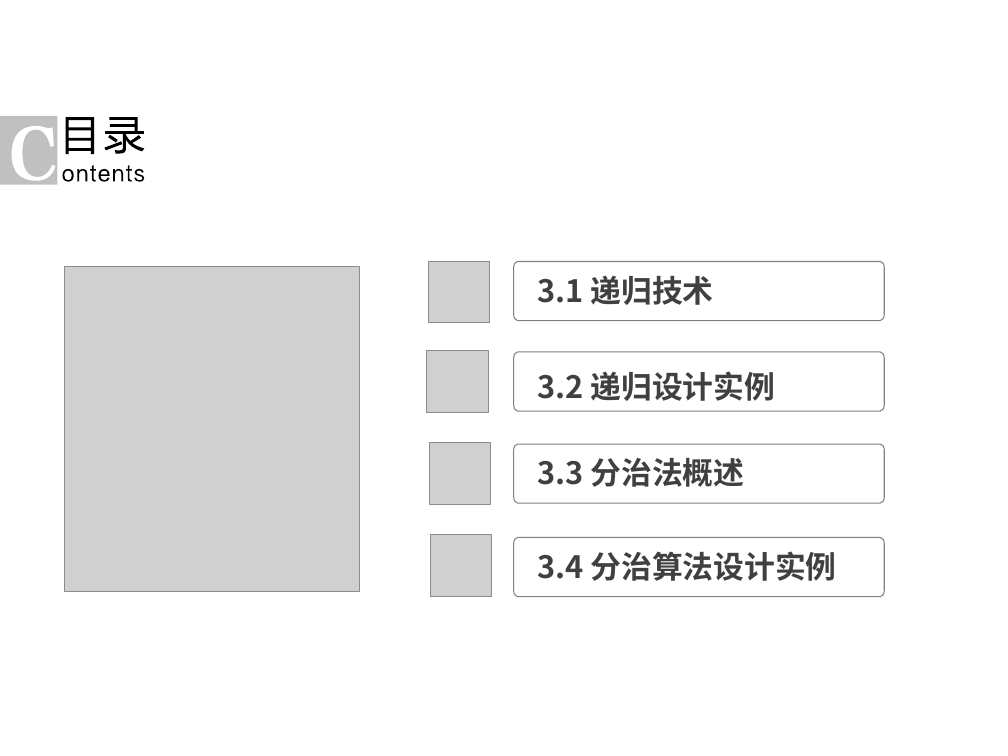
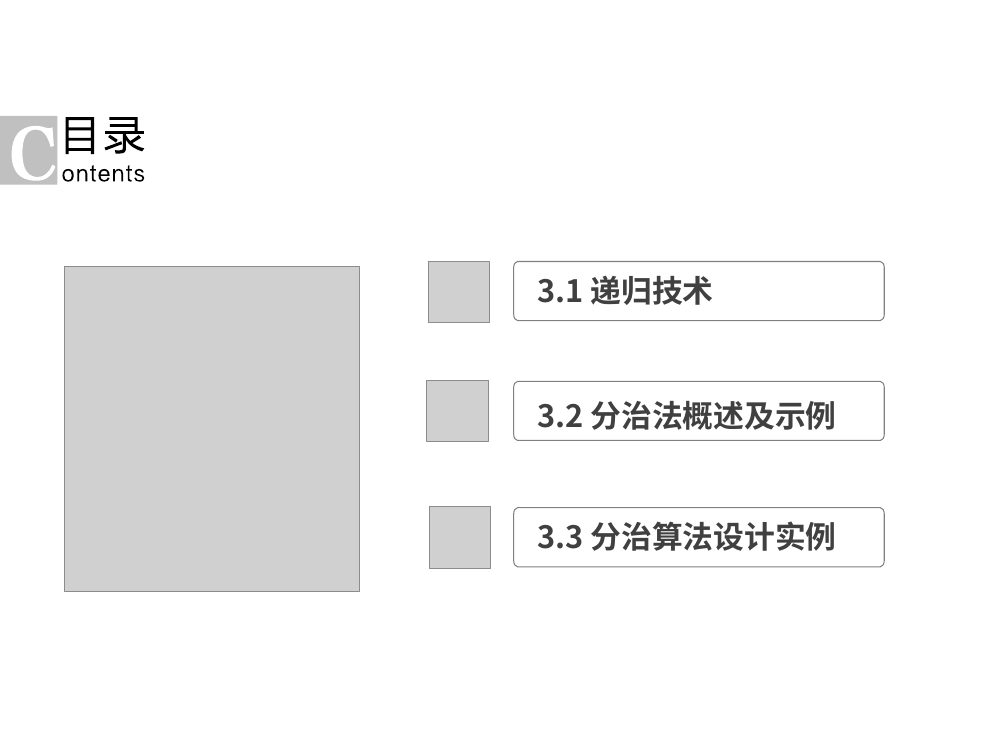
Before and after one commit to liutongling/DP, a slide deck: slide 3 of file/第3章 分治法计1.pptx. Drawn at 1008x756 pixels with LibreOffice and Linux fonts; fonts in the diff are those of the drawing; grey boxes stand for pictures; background and template pictures are left out. Boxes give left, top, right and bottom in pixels: in the first picture for what was removed or moved away, otherwise in the second. Text is boxed around its words. In the diff, an @@ line names an element or a change of style, - is before the commit and + after.

```diff
--- a/file/第3章 分治法计1.pptx
+++ b/file/第3章 分治法计1.pptx
@@ picture: place and size @@
-picture at (426,351,488,412)
+picture at (426,380,488,442)
@@ freeform shape: place and size @@
-freeform shape at (514,352,885,411)
+freeform shape at (514,381,885,440)
@@ text at (537,401,837,430): text changed @@
-3.2 递归设计实例
+3.2 分治法概述及示例
@@ picture: place and size @@
-picture at (429,443,491,505)
+picture at (429,506,491,569)
@@ freeform shape: place and size @@
-freeform shape at (514,445,885,504)
+freeform shape at (514,508,885,568)
@@ picture removed at (430,534,492,596) @@
@@ freeform shape removed at (514,537,885,597) @@
@@ text at (537,521,837,551): text changed @@
-3.3 分治法概述
+3.3 分治算法设计实例
@@ text removed at (537,551,837,581) @@
-3.4 分治算法设计实例
```
Also in this commit, not shown: 2 other slides changed, 2 slides added, 1 slide removed.
